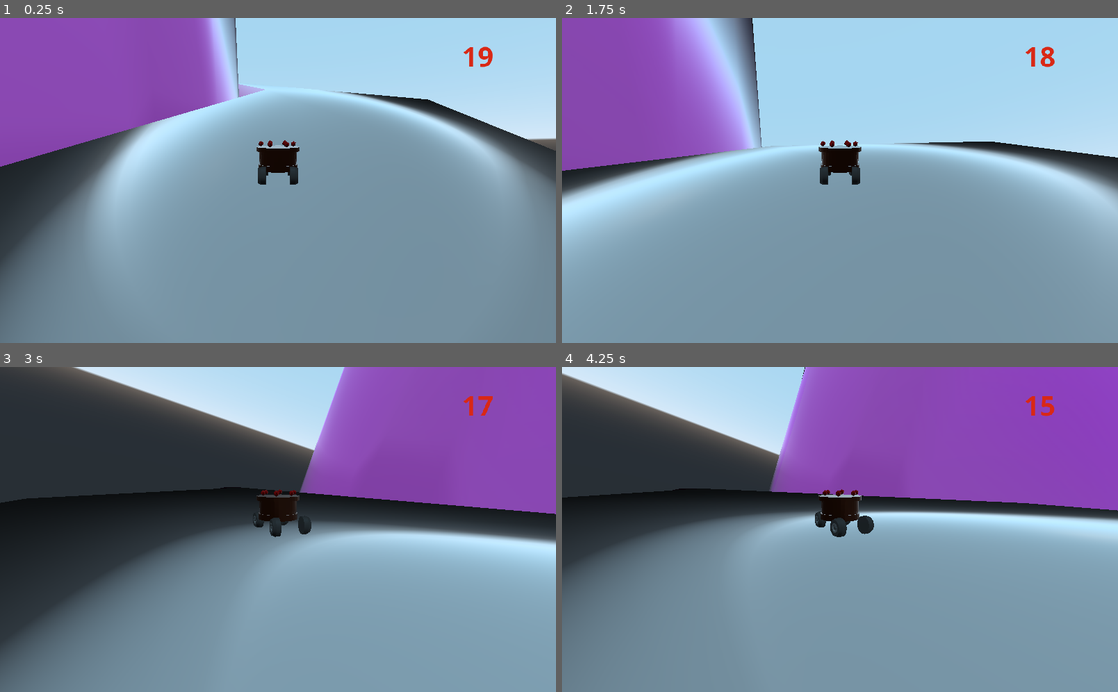
Above: before the commit, frames 1-4 (two rows, left to right).
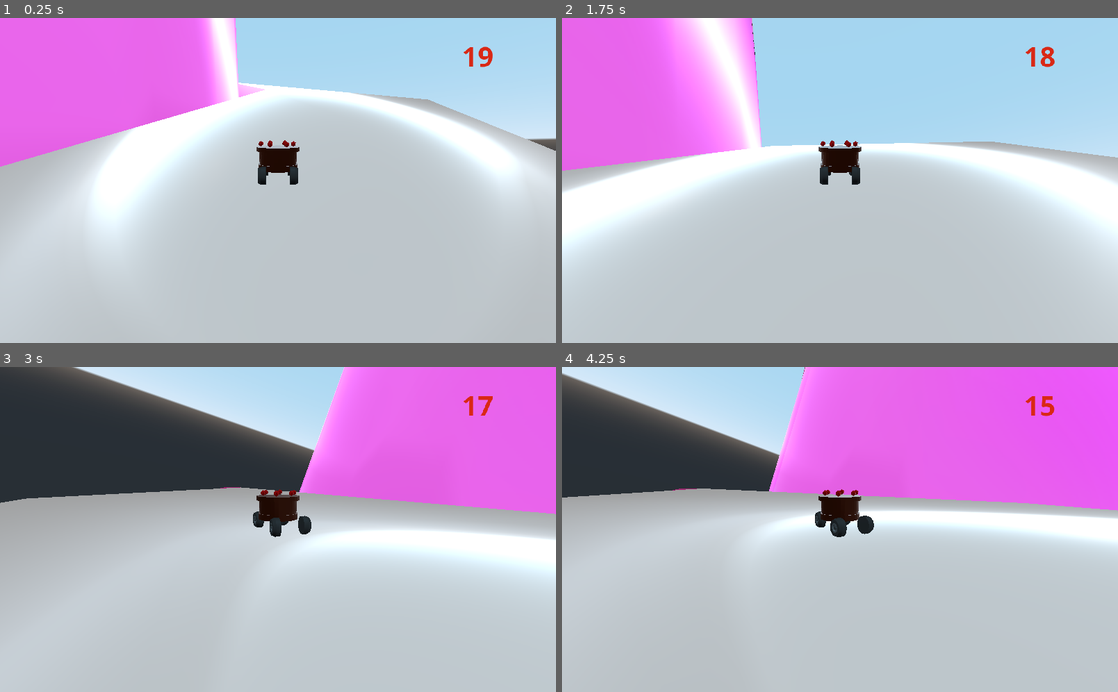
Above: after the commit, the same moments.

Repository: CycloPiStudio/Kinematic-car
Game: Godot game, scene res://principal.tscn
Same seed, same stepped clock (60 frames per second), same inputs: the game is played once before the commit and once after it.
Inputs:
- Up to frame 1 (0.25 s): no input
- Up to frame 2 (1.75 s): hold D (derecha) 0.53-1.28 s; hold W (acelerar) 0.53-1.28 s; hold A (izquierda) from 1.28 s (still down); tap S (frenar) at 1.35 s
- Up to frame 3 (3 s): release A (izquierda) at 2.03 s; hold Space (señal) 2.03-2.78 s; hold D (derecha) from 2.03 s (still down); tap W (acelerar) at 2.85 s
- Up to frame 4 (4.25 s): release D (derecha) at 3.53 s; hold A (izquierda) from 3.53 s (still down); hold S (frenar) from 3.53 s (still down)

The runs differ from the first frame. In frame 1, 84% of the frame differs, in the area x 0-100%, y 0-100%; in frame 2, 74%; in frame 3, 77%; in frame 4, 83%.

Commit message:
Add files via upload

Diff:
--- a/Kinematic_car/default_env.tres
+++ b/Kinematic_car/default_env.tres
@@ -5,3 +5,6 @@
 [resource]
 background_mode = 2
 background_sky = SubResource( 1 )
+background_color = Color( 0.984314, 0.945098, 0.945098, 1 )
+ambient_light_color = Color( 1, 1, 1, 1 )
+ambient_light_sky_contribution = 0.24
